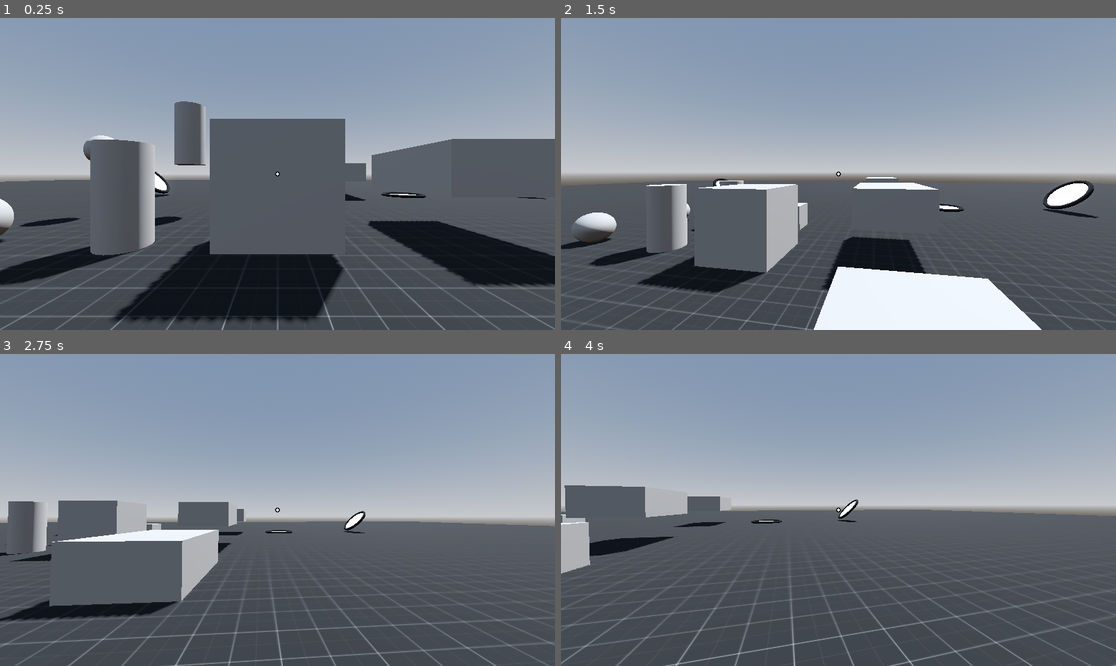
Above: before the commit, frames 1-4 (two rows, left to right).
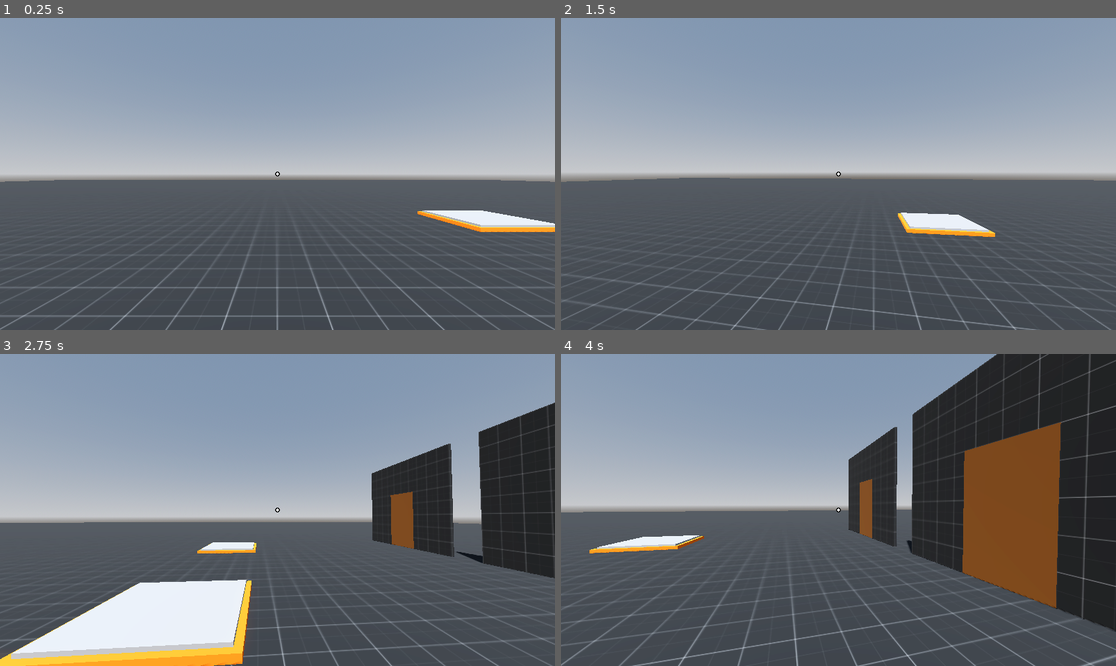
Above: after the commit, the same moments.

Repository: Radian6405/Rescale
Game: Godot game, scene res://levels/sandbox.tscn
Same seed, same stepped clock (60 frames per second), same inputs: the game is played once before the commit and once after it.
Inputs (mouse positions are in pixels of both pictures, inside the frame that each line leads up to):
- Up to frame 1 (0.25 s): no input
- Up to frame 2 (1.5 s): move the mouse to (866, 174) at 0.52 s; press the mouse at (866, 174) at 0.53 s; hold D (move_right) 0.53-1.28 s; tap Space (jump) at 0.77 s; move the mouse to (810, 174) at 1.27 s; release the mouse at (810, 174) at 1.28 s; hold S (move_back) from 1.28 s (still down); tap Q (decrease_size) at 1.35 s
- Up to frame 3 (2.75 s): tap Space (jump) at 1.52 s; click (249, 510) at 1.55 s; move the mouse to (288, 503) at 2.02 s; release S (move_back) at 2.03 s; press the mouse at (288, 503) at 2.03 s; hold D (move_right) from 2.03 s (still down)
- Up to frame 4 (4 s): move the mouse to (832, 516) at 2.77 s; release the mouse at (832, 516) at 2.78 s; tap E (increase_size) at 2.85 s; tap Space (jump) at 3.02, 3.77 s; click (832, 516) at 3.05 s; move the mouse to (877, 513) at 3.52 s; release D (move_right) at 3.53 s; press the mouse at (877, 513) at 3.53 s; hold A (move_left) from 3.53 s (still down); tap F (interact) at 3.6 s

The runs differ from the first frame. In frame 1, 26% of the frame differs, in the area x 0-100%, y 26-100%; in frame 2, 16%; in frame 3, 26%; in frame 4, 35%, in the area x 0-100%, y 0-100%.

Commit message:
fix: player whole character is now rotated instead of just head

Diff:
--- a/levels/sandbox.tscn
+++ b/levels/sandbox.tscn
@@ -41,6 +41,7 @@
 size = Vector3(100, 1, 100)
 
 [node name="player" parent="." node_paths=PackedStringArray("pickups_manager") instance=ExtResource("1_3w358")]
+transform = Transform3D(-1, 0, -8.74228e-08, 0, 1, 0, 8.74228e-08, 0, -1, 0, 0, 0)
 pickups_manager = NodePath("../PickupsManager")
 
 [node name="LevelContent" type="Node3D" parent="."]
@@ -112,9 +113,11 @@
 
 [node name="BrownDoor2" parent="DoorManager" instance=ExtResource("7_6if35")]
 transform = Transform3D(-4.37114e-08, 0, -1, 0, 1, 0, 1, 0, -4.37114e-08, -14, 0, 6)
+door_type = 1
 
 [node name="BrownDoor3" parent="DoorManager" instance=ExtResource("7_6if35")]
 transform = Transform3D(-4.37114e-08, 0, -1, 0, 1, 0, 1, 0, -4.37114e-08, -29, 0, 3)
+rot_angle = 60.0
 
 [node name="ButtonManager" type="Node3D" parent="."]
 
--- a/player/player.gd
+++ b/player/player.gd
@@ -44,7 +44,7 @@
 
 func _unhandled_input(event: InputEvent) -> void:
 	if event is InputEventMouseMotion && Input.mouse_mode == Input.MOUSE_MODE_CAPTURED:
-		head.rotate_y(-event.relative.x * SENSITIVITY)
+		rotate_y(-event.relative.x * SENSITIVITY)
 		camera.rotate_x(-event.relative.y * SENSITIVITY)
 		camera.rotation.x = clamp(camera.rotation.x, deg_to_rad(-75), deg_to_rad(75))
 
@@ -52,9 +52,7 @@
 	if Input.is_action_just_pressed("ui_cancel"):
 		if Input.mouse_mode == Input.MOUSE_MODE_CAPTURED:
 			Input.mouse_mode = Input.MOUSE_MODE_VISIBLE
-			get_tree().paused = true
-		else:
-			get_tree().paused = false
+		else:
 			Input.mouse_mode = Input.MOUSE_MODE_CAPTURED
 
 func _physics_process(delta: float) -> void:
@@ -77,7 +75,7 @@
 
 	# Get the input direction and handle the movement/deceleration.
 	var input_dir := Input.get_vector("move_left", "move_right", "move_front", "move_back")
-	var direction := (head.transform.basis * Vector3(input_dir.x, 0, input_dir.y)).normalized()
+	var direction := (transform.basis * Vector3(input_dir.x, 0, input_dir.y)).normalized()
 
 	if is_on_floor():
 		if direction:
@@ -181,16 +179,16 @@
 func drop_hand() -> void:
 	# drops everything in hand
 	for child in hand.get_children():
-			var obj_position: Vector3 = child.global_position
-			var obj_rotation: Vector3 = child.global_rotation
-
-			hand.remove_child(child)
-			pickups_manager.add_child(child)
-			child.global_position = obj_position
-			child.global_rotation = obj_rotation
-
-			if child is pickup_object:
-				child.handle_drop()
+		var obj_position: Vector3 = child.global_position
+		var obj_rotation: Vector3 = child.global_rotation
+
+		hand.remove_child(child)
+		pickups_manager.add_child(child)
+		child.global_position = obj_position
+		child.global_rotation = obj_rotation
+
+		if child is pickup_object:
+			child.handle_drop()
 
 func apply_jump_velocity(in_velocity: Vector3) -> void:
 	velocity = in_velocity
